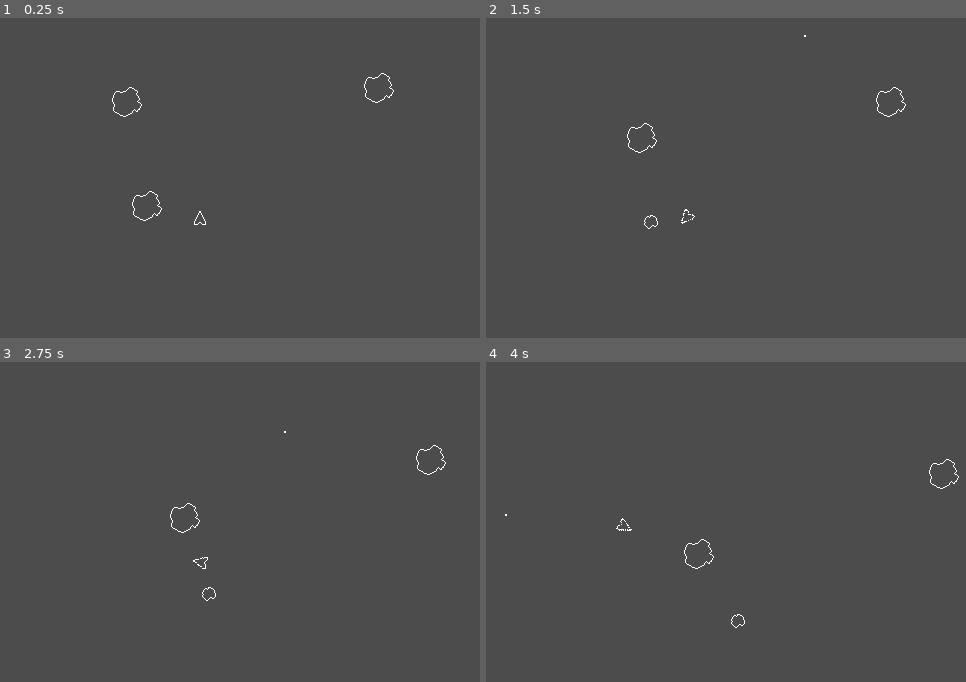
Above: before the commit, frames 1-4 (two rows, left to right).
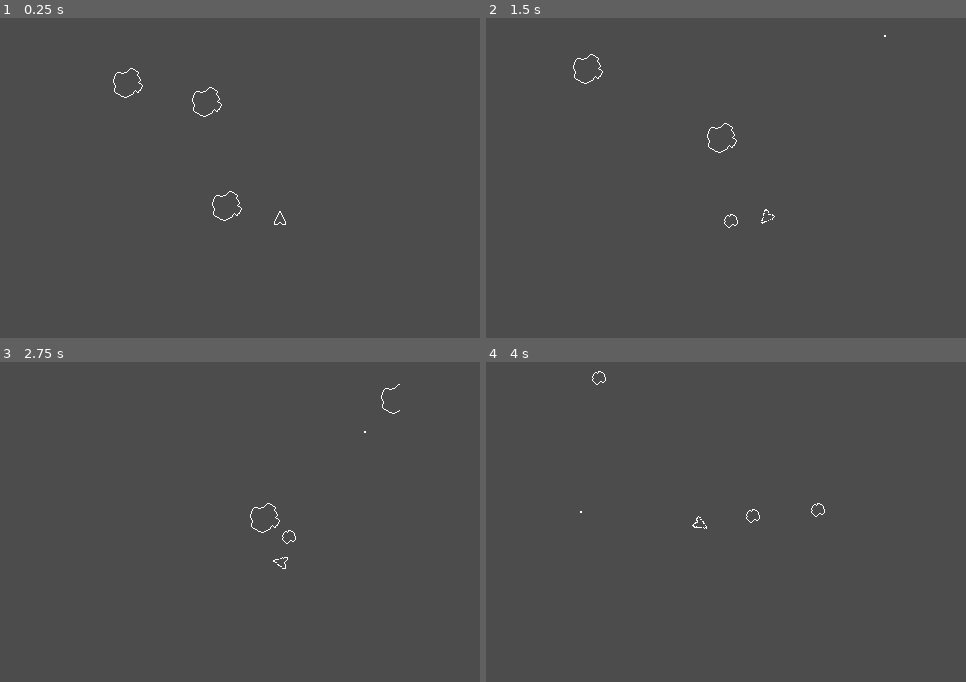
Above: after the commit, the same moments.

Repository: jmpoholarz/AsteroidsPractice
Game: Godot game, scene res://Main.tscn
The game is run twice, just before and just after one commit, with the same random seed, the same clock (stepped at 60 frames per second) and the same inputs.
Inputs:
- Up to frame 1 (0.25 s): no input
- Up to frame 2 (1.5 s): hold Right (ship_rotate_right) 0.53-1.28 s; tap Space (ship_shoot) at 0.6, 1.35 s; hold Left (ship_rotate_left) from 1.28 s (still down)
- Up to frame 3 (2.75 s): release Left (ship_rotate_left) at 2.03 s; hold Right (ship_rotate_right) from 2.03 s (still down); tap Space (ship_shoot) at 2.1 s
- Up to frame 4 (4 s): release Right (ship_rotate_right) at 2.78 s; hold Up (ship_go_forward) 2.78-3.53 s; tap Space (ship_shoot) at 2.85, 3.6 s; hold Left (ship_rotate_left) from 3.53 s (still down)

The runs differ from the first frame. In frame 1, 0.4% of the frame differs, in the area x 23-83%, y 15-65%; in frame 2, 0.3%; in frame 3, 0.3%; in frame 4, 0.3%.

Commit message:
Fixed asteroids only moving in positive directions; fixed ship-asteroid collisions not breaking asteroids; added viewportContainer node to Main

Diff:
--- a/AsteroidLarge.gd
+++ b/AsteroidLarge.gd
@@ -9,6 +9,12 @@
 	# Set initial velocity
 	velocity.x = randi() % 20 + 10
 	velocity.y = randi() % 20 + 10
+	var xSign = randi() % 2
+	var ySign = randi() % 2
+	if xSign == 0:
+		velocity.x *= -1
+	if ySign == 0:
+		velocity.y *= -1
 	# TODO: Make direction not only positive
 	pass
 
--- a/AsteroidLarge.tscn
+++ b/AsteroidLarge.tscn
@@ -9,15 +9,14 @@
 custom_solver_bias = 0.0
 radius = 15.0
 
-[node name="AsteroidLarge" type="Area2D" index="0"]
+[node name="AsteroidLarge" type="Area2D"]
 
 input_pickable = false
 gravity_vec = Vector2( 0, 1 )
 gravity = 98.0
 linear_damp = -1.0
 angular_damp = -1.0
-collision_layer = 3
-collision_mask = 3
+collision_layer = 2
 audio_bus_override = false
 audio_bus_name = "Master"
 script = ExtResource( 1 )
--- a/AsteroidMedium.gd
+++ b/AsteroidMedium.gd
@@ -10,6 +10,12 @@
 	# Set initial velocity
 	velocity.x = randi() % 30 + 10
 	velocity.y = randi() % 30 + 10
+	var xSign = randi() % 2
+	var ySign = randi() % 2
+	if xSign == 0:
+		velocity.x *= -1
+	if ySign == 0:
+		velocity.y *= -1
 	pass
 
 func _process(delta):
--- a/AsteroidSmall.gd
+++ b/AsteroidSmall.gd
@@ -8,6 +8,12 @@
 	# Set initial velocity
 	velocity.x = randi() % 40 + 10
 	velocity.y = randi() % 40 + 10
+	var xSign = randi() % 2
+	var ySign = randi() % 2
+	if xSign == 0:
+		velocity.x *= -1
+	if ySign == 0:
+		velocity.y *= -1
 	pass
 
 func _process(delta):
--- a/Main.gd
+++ b/Main.gd
@@ -3,8 +3,7 @@
 var Asteroid = load("res://AsteroidLarge.tscn")
 
 func _ready():
-	# Called every time the node is added to the scene.
-	# Initialization here
+
 	pass
 
 #func _process(delta):
--- a/Main.tscn
+++ b/Main.tscn
@@ -1,28 +1,47 @@
 [gd_scene load_steps=4 format=2]
 
 [ext_resource path="res://Main.gd" type="Script" id=1]
-[ext_resource path="res://Ship.tscn" type="PackedScene" id=2]
-[ext_resource path="res://AsteroidLarge.tscn" type="PackedScene" id=3]
+[ext_resource path="res://AsteroidLarge.tscn" type="PackedScene" id=2]
+[ext_resource path="res://Ship.tscn" type="PackedScene" id=3]
 
 [node name="Main" type="Node" index="0"]
 
 script = ExtResource( 1 )
 
-[node name="Viewport" type="Viewport" parent="." index="0"]
+[node name="ViewportContainer" type="ViewportContainer" parent="." index="0"]
+
+anchor_left = 0.5
+anchor_top = 0.5
+anchor_right = 0.5
+anchor_bottom = 0.5
+margin_left = -160.0
+margin_top = -160.0
+margin_right = 160.0
+margin_bottom = 160.0
+rect_pivot_offset = Vector2( 0, 0 )
+rect_clip_content = false
+mouse_filter = 0
+mouse_default_cursor_shape = 0
+size_flags_horizontal = 1
+size_flags_vertical = 1
+stretch = false
+stretch_shrink = 1
+
+[node name="Viewport" type="Viewport" parent="ViewportContainer" index="0"]
 
 arvr = false
-size = Vector2( 480, 480 )
+size = Vector2( 320, 320 )
 own_world = false
 world = null
 transparent_bg = false
 msaa = 0
 hdr = true
 disable_3d = false
-usage = 2
+usage = 0
 debug_draw = 0
 render_target_v_flip = false
 render_target_clear_mode = 0
-render_target_update_mode = 2
+render_target_update_mode = 3
 audio_listener_enable_2d = false
 audio_listener_enable_3d = false
 physics_object_picking = false
@@ -33,19 +52,20 @@
 shadow_atlas_quad_1 = 2
 shadow_atlas_quad_2 = 3
 shadow_atlas_quad_3 = 4
+_sections_unfolded = [ "Rendering" ]
 
-[node name="Ship" parent="." index="1" instance=ExtResource( 2 )]
-
-position = Vector2( 246.991, 157.045 )
-
-[node name="Asteroid" parent="." index="2" instance=ExtResource( 3 )]
+[node name="Asteroid" parent="ViewportContainer/Viewport" index="0" instance=ExtResource( 2 )]
 
 position = Vector2( 121.29, 76.4495 )
 
-[node name="AsteroidLarge" parent="." index="3" instance=ExtResource( 3 )]
+[node name="AsteroidLarge" parent="ViewportContainer/Viewport" index="1" instance=ExtResource( 2 )]
 
 position = Vector2( 373.506, 67.6689 )
 
-[node name="AsteroidLarge2" parent="." index="4" instance=ExtResource( 3 )]
+[node name="AsteroidLarge2" parent="ViewportContainer/Viewport" index="2" instance=ExtResource( 2 )]
 
 position = Vector2( 143.299, 184.431 )
+
+[node name="Ship" parent="ViewportContainer/Viewport" index="3" instance=ExtResource( 3 )]
+
+position = Vector2( 246.991, 157.045 )
--- a/Ship.gd
+++ b/Ship.gd
@@ -1,7 +1,8 @@
-extends RigidBody2D
+extends Area2D
 
 var MAX_SPEED = 250
 var BULLET_MAG = 250
+var velocity = Vector2(0,0)
 var rotation_angle
 
 var Bullet = load("res://Bullet.tscn")
@@ -29,11 +30,11 @@
 		var bullet = Bullet.instance()
 		# Set direction
 		var ship_u_vec = Vector2(sin(rotation_angle*PI/180), -cos(rotation_angle*PI/180))
-		var mag = magnitude(linear_velocity.x, linear_velocity.y)
+		var mag = magnitude(velocity.x, velocity.y)
 		# If the ship is moving, account for it in the bullet velocity calculation
 		if mag > 0:
-			bullet.velocity.x = ship_u_vec.x * BULLET_MAG + linear_velocity.x
-			bullet.velocity.y = ship_u_vec.y * BULLET_MAG + linear_velocity.y
+			bullet.velocity.x = ship_u_vec.x * BULLET_MAG + velocity.x
+			bullet.velocity.y = ship_u_vec.y * BULLET_MAG + velocity.y
 		# Otherwise use just the bullet magnitude to calculate
 		else:
 			bullet.velocity.x = ship_u_vec.x * BULLET_MAG
@@ -42,16 +43,19 @@
 
 	pass
 
-func _integrate_forces(state):
+func _physics_process(delta):
 	# Handle forward movement
 	if Input.is_action_pressed('ship_go_forward'):
 		var d = 2*Vector2(sin(rotation_angle*PI/180), -cos(rotation_angle*PI/180))
-		linear_velocity += d
+		velocity += d
 	# Limit to max speed if over it
-	var mag = magnitude(linear_velocity.x, linear_velocity.y)
+	var mag = magnitude(velocity.x, velocity.y)
 	if mag > MAX_SPEED:
-		linear_velocity.x = linear_velocity.x / mag * MAX_SPEED
-		linear_velocity.y = linear_velocity.y / mag * MAX_SPEED
+		velocity.x = velocity.x / mag * MAX_SPEED
+		velocity.y = velocity.y / mag * MAX_SPEED
+	# Update position
+	position.x += velocity.x * delta
+	position.y += velocity.y * delta
 
 func magnitude(x_vel, y_vel):
 	return sqrt(x_vel * x_vel + y_vel * y_vel)
--- a/Ship.tscn
+++ b/Ship.tscn
@@ -9,27 +9,17 @@
 custom_solver_bias = 0.0
 extents = Vector2( 16, 16 )
 
-[node name="Ship" type="RigidBody2D"]
+[node name="Ship" type="Area2D"]
 
 position = Vector2( 0, -1 )
-input_pickable = false
-collision_layer = 1
+input_pickable = true
+gravity_vec = Vector2( 0, 1 )
+gravity = 98.0
+linear_damp = 0.1
+angular_damp = 1.0
 collision_mask = 2
-mode = 0
-mass = 1.0
-friction = 1.0
-bounce = 0.0
-gravity_scale = 0.0
-custom_integrator = false
-continuous_cd = 0
-contacts_reported = 1
-contact_monitor = true
-sleeping = false
-can_sleep = false
-linear_velocity = Vector2( 0, 0 )
-linear_damp = -1.0
-angular_velocity = 0.0
-angular_damp = -1.0
+audio_bus_override = false
+audio_bus_name = "Master"
 script = ExtResource( 1 )
 _sections_unfolded = [ "Applied Forces", "Collision", "Linear", "Transform" ]
 
--- /dev/null
+++ b/TextureRect.gd
@@ -0,0 +1,16 @@
+extends TextureRect
+
+# class member variables go here, for example:
+# var a = 2
+# var b = "textvar"
+
+func _ready():
+	# Called when the node is added to the scene for the first time.
+	# Initialization here
+
+	pass
+
+#func _process(delta):
+#	# Called every frame. Delta is time since last frame.
+#	# Update game logic here.
+#	pass
